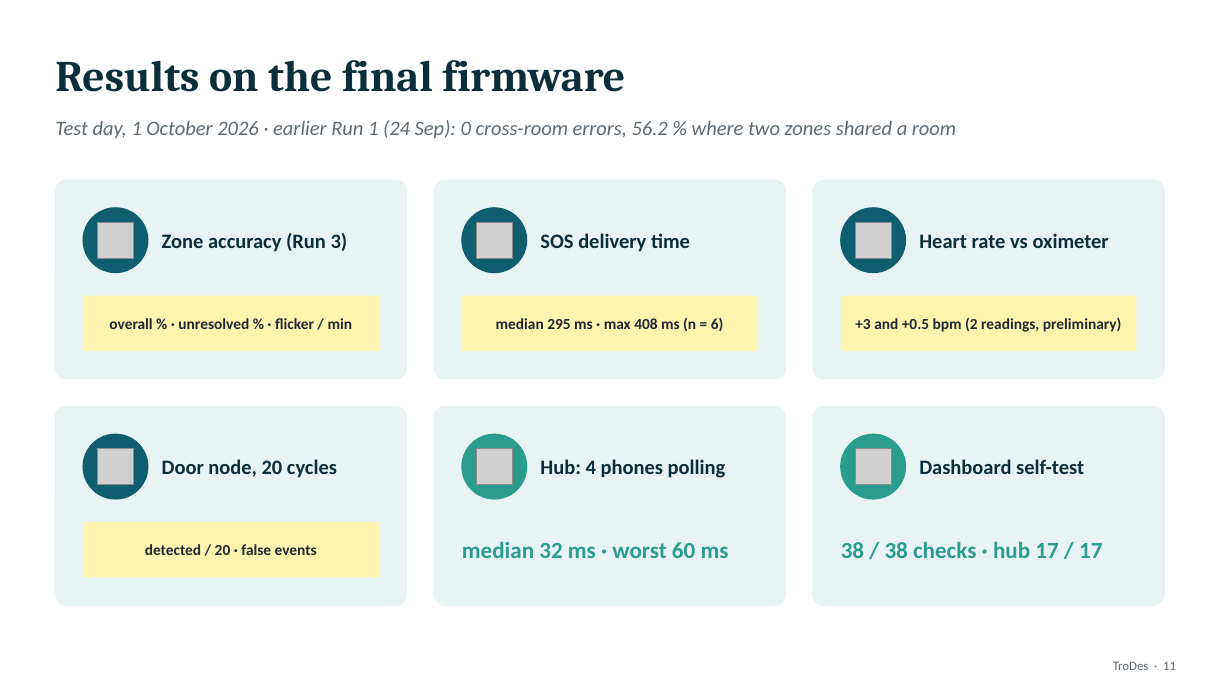
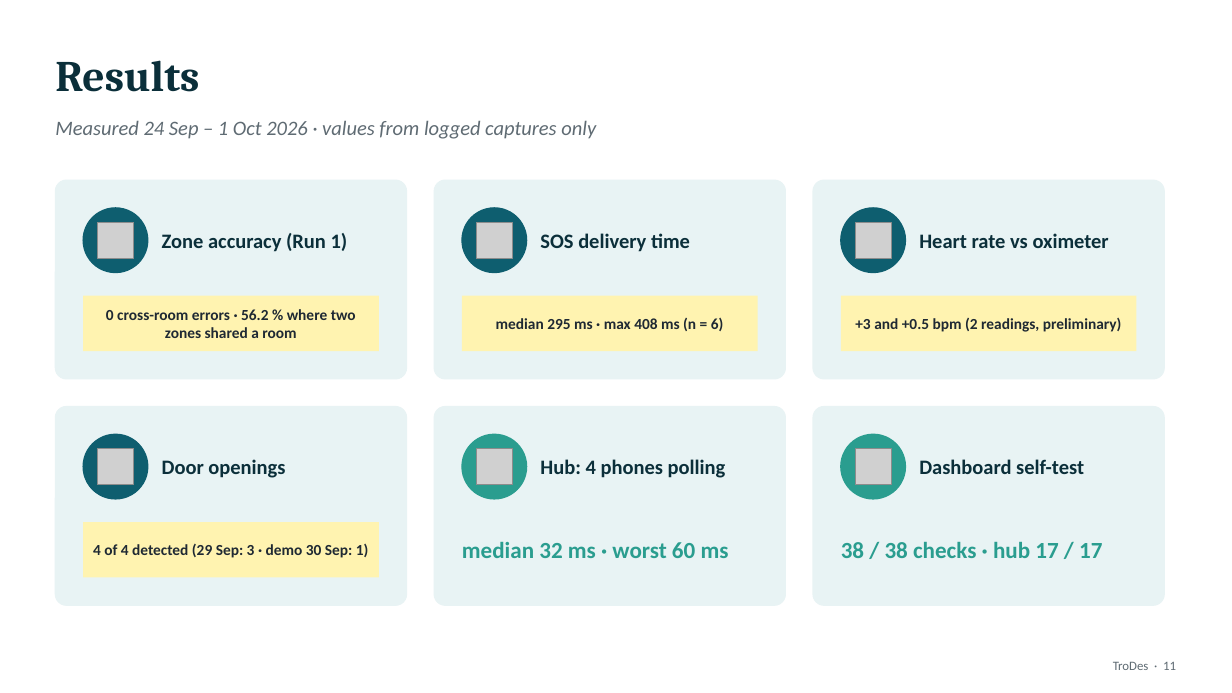
Before and after one commit to Jeju2004/SESEM, a slide deck: slide 11 of deliverables/drafts/TroDes_Defense_Presentation_DRAFT_v0.3.pptx. Drawn at 1232x693 pixels with LibreOffice and Linux fonts; fonts in the diff are those of the drawing; grey boxes stand for pictures. Boxes give left, top, right and bottom in pixels: in the first picture for what was removed or moved away, otherwise in the second. Text is boxed around its words. In the diff, an @@ line names an element or a change of style, - is before the commit and + after.

```diff
--- a/deliverables/drafts/TroDes_Defense_Presentation_DRAFT_v0.3.pptx
+++ b/deliverables/drafts/TroDes_Defense_Presentation_DRAFT_v0.3.pptx
@@ text at [55,60,199,92]: text changed @@
-Results on the final firmware
+Results
@@ text at [55,120,596,139]: text changed @@
-Test day, 1 October 2026 · earlier Run 1 (24 Sep): 0 cross-room errors, 56.2 % where two zones shared a room
+Measured 24 Sep – 1 Oct 2026 · values from logged captures only
@@ text at [162,233,348,252]: text changed @@
-Zone accuracy (Run 3)
+Zone accuracy (Run 1)
@@ text in rectangle at [106,309,356,338]: text changed @@
-overall % · unresolved % · flicker / min
+0 cross-room errors · 56.2 % where two zones shared a room
@@ text at [162,459,285,478]: text changed @@
-Door node, 20 cycles
+Door openings
@@ text in rectangle at [93,544,369,558]: text changed @@
-detected / 20 · false events
+4 of 4 detected (29 Sep: 3 · demo 30 Sep: 1)
```
Also in this commit, not shown: 6 other files.
